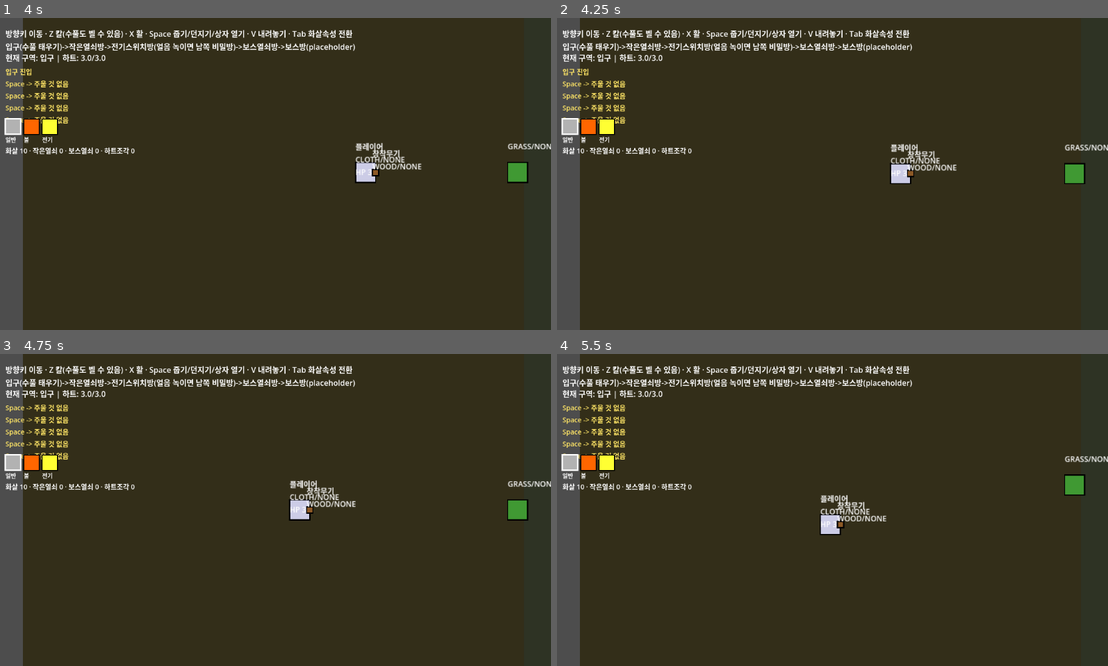
Above: before the commit, frames 1-4 (two rows, left to right).
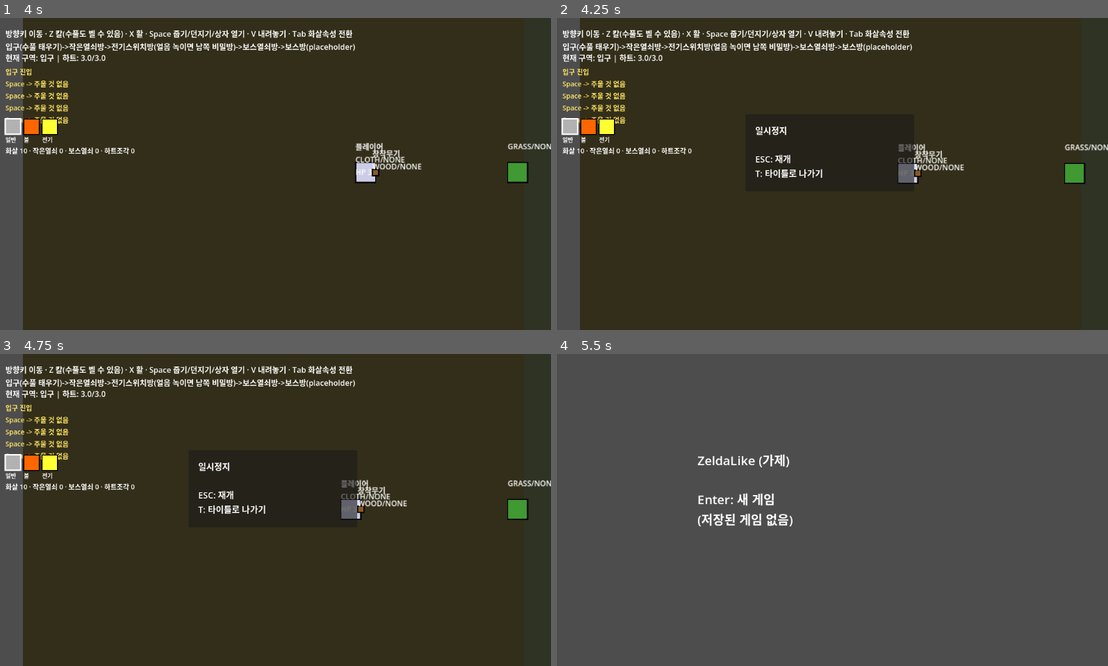
Above: after the commit, the same moments.

Repository: 50seok/ZeldaLike
Game: Godot game, scene res://scenes/dungeon_test/dungeon_test.tscn
Two runs of this game, one before a commit and one after it. Both use one fixed random seed, a clock stepped at 60 frames per second and the inputs below. This scene is started directly instead of the project's main scene.
Inputs:
- Up to frame 1 (4 s): tap Enter at 0.5, 0.6, 3.05, 3.6 s; hold Right (ui_right) 0.53-1.28 s; tap Space at 0.77, 1.52, 3.02, 3.77 s; tap Keypad Enter at 0.8, 1.35, 3.8 s; hold Down (ui_down) 1.28-2.03 s; tap C at 1.55, 2.1 s; hold Right (ui_right) 2.03-2.78 s; tap T at 2.3, 2.85 s; hold Up (ui_up) 2.78-3.53 s; hold Left (ui_left) from 3.53 s (still down)
- Up to frame 2 (4.25 s): keep holding Left (ui_left); tap Escape at 4.15 s
- Up to frame 3 (4.75 s): keep holding Left (ui_left); tap Keypad Enter at 4.35 s; tap Space at 4.52 s; tap C at 4.55 s
- Up to frame 4 (5.5 s): release Left (ui_left) at 5.03 s; hold Down (ui_down) from 5.03 s (still down); tap C at 5.1 s; tap T at 5.3 s

Frame 1 is identical in both runs. In frame 2, 1.3% of the frame differs, in the area x 35-100%, y 34-54%; in frame 3, 1.9%; in frame 4, 96%, in the area x 0-100%, y 0-100%.

Commit message:
feat: M4 우선순위2 - 타이틀 화면 + 일시정지 메뉴 추가
§3.1/§4대로 구현:
- PauseMenu: get_tree().paused 그대로 재사용해 게임 전체를 멈춘다(각
  몬스터/플레이어 스크립트에 개별 정지 처리 불필요 - 엔진 기능 재사용).
  자신만 process_mode=ALWAYS로 둬서 멈춘 동안에도 ESC/T 입력을 받음.
  world_test/dungeon_test/boss_test/playground 4개 수동씬 모두에 배치.
- Title: 새 게임(저장 삭제+플래그 초기화 후 이동)/이어하기(그대로 이동) -
  world_test.tscn을 임시 "메인 게임"으로 삼음(던전 연결은 우선순위5).
  그래픽 에셋 없어 텍스트로만 구성.
- SaveManager.delete_save() 추가 - 안 지우면 새 게임 골라도 다음 자동저장
  전까지 옛 세이브가 남아있어 죽었을 때 그걸로 이어하기가 돼버림.

검증: m4_menu_test 8/8 신규(일시정지 토글+게임정지, 새게임 시 저장삭제/
플래그초기화, 라벨 반영), 기존 10개 스위트 106/106 회귀 유지.

Diff:
--- a/project/scenes/boss_test/boss_test.gd
+++ b/project/scenes/boss_test/boss_test.gd
@@ -65,6 +65,8 @@
 	hotbar.player = _player
 	ui.add_child(hotbar)
 
+	ui.add_child(PauseMenu.new())
+
 	_player.damaged.connect(func(amount): _log("플레이어 피격 -%.1f" % amount))
 	_player.died.connect(func():
 		_log("플레이어 사망... 2초 후 재시작")
--- a/project/scenes/dungeon_test/dungeon_test.gd
+++ b/project/scenes/dungeon_test/dungeon_test.gd
@@ -65,6 +65,8 @@
 	hotbar.position = Vector2(20, 210)
 	hotbar.player = _player
 	ui.add_child(hotbar)
+
+	ui.add_child(PauseMenu.new())
 
 	_player.did_attack.connect(func(kind): _log("플레이어 %s 공격!" % kind))
 	_player.damaged.connect(func(amount): _log("플레이어 피격 -%.1f" % amount))
--- /dev/null
+++ b/project/scenes/m4_menu_test/m4_menu_test.gd
@@ -0,0 +1,100 @@
+extends Node2D
+
+## M4 우선순위2 검증: 일시정지 메뉴(§3.1/§4) + 타이틀 화면(§4, 새 게임/이어하기).
+## 실제 씬 전환(change_scene_to_file)은 테스트 자신의 트리를 갈아치우므로
+## 트리거하지 않고, 상태 준비/토글 로직만 직접 호출해 확인한다.
+
+const TEST_SAVE_PATH := "user://test_savegame_menu.json"
+
+@onready var _label: Label = $DebugLabel
+
+var _log: Array[String] = []
+var _pass_count := 0
+var _fail_count := 0
+
+
+func _ready() -> void:
+	await get_tree().process_frame
+	var original_path := SaveManager.save_path
+	SaveManager.save_path = TEST_SAVE_PATH
+	await _run_all_tests()
+	SaveManager.save_path = original_path
+	if FileAccess.file_exists(TEST_SAVE_PATH):
+		DirAccess.remove_absolute(ProjectSettings.globalize_path(TEST_SAVE_PATH))
+	_print_summary()
+
+
+func _check(label: String, condition: bool) -> void:
+	if condition:
+		_pass_count += 1
+		_log.append("[PASS] %s" % label)
+	else:
+		_fail_count += 1
+		_log.append("[FAIL] %s" % label)
+	_refresh_label()
+
+
+func _refresh_label() -> void:
+	_label.text = "\n".join(_log)
+
+
+func _run_all_tests() -> void:
+	await _test_pause_toggle()
+	await _test_title_new_game_vs_continue()
+
+
+func _test_pause_toggle() -> void:
+	var menu := PauseMenu.new()
+	add_child(menu)
+	await get_tree().process_frame
+
+	_check("A 초기 상태 -> 메뉴 안 보임, 게임 정지 아님", not menu.visible and not get_tree().paused)
+
+	menu.toggle_pause()
+	_check("A ESC(토글) -> 메뉴 표시+게임 정지", menu.visible and get_tree().paused)
+
+	menu.toggle_pause()
+	_check("A 다시 토글 -> 메뉴 숨김+게임 재개", not menu.visible and not get_tree().paused)
+
+	# go_to_title()은 실제 씬 전환을 안 걸어보고, 대상 경로가 유효한지만 확인.
+	_check("A 타이틀 씬 경로가 실제로 존재함", ResourceLoader.exists(menu.title_scene_path))
+
+	menu.queue_free()
+	get_tree().paused = false  # 혹시 남아있으면 이후 테스트에 영향 없게 원복
+	await get_tree().create_timer(0.1).timeout
+
+
+func _test_title_new_game_vs_continue() -> void:
+	var title := Node2D.new()
+	title.set_script(load("res://scenes/title/title.gd"))
+	add_child(title)
+	await get_tree().process_frame
+
+	StoryFlags.set_flag("menu_test_flag")
+	var dummy_player := Player.new()
+	SaveManager.save_game(dummy_player)  # 저장 파일이 실제로 존재하는 상태를 만든다
+	dummy_player.free()
+
+	title._refresh_label()
+	_check("B 저장 있음 -> 라벨에 이어하기 안내", title._label.text.contains("이어하기"))
+
+	title.prepare_new_game()
+	_check("B 새 게임 준비 -> 저장 삭제됨", not SaveManager.has_save())
+	_check("B 새 게임 준비 -> 스토리 플래그 초기화됨", not StoryFlags.has_flag("menu_test_flag"))
+
+	title._refresh_label()
+	_check("B 저장 없음 -> 라벨에 안내 문구", title._label.text.contains("저장된 게임 없음"))
+
+	title.queue_free()
+	await get_tree().create_timer(0.1).timeout
+
+
+func _print_summary() -> void:
+	var summary := "=== M4 메뉴(일시정지/타이틀) 검증: PASS %d / FAIL %d ===" % [_pass_count, _fail_count]
+	_log.append(summary)
+	_refresh_label()
+	print(summary)
+	for line in _log:
+		print(line)
+	if DisplayServer.get_name() == "headless":
+		get_tree().quit(0 if _fail_count == 0 else 1)
--- /dev/null
+++ b/project/scenes/m4_menu_test/m4_menu_test.tscn
@@ -0,0 +1,13 @@
+[gd_scene load_steps=2 format=3]
+
+[ext_resource type="Script" path="res://scenes/m4_menu_test/m4_menu_test.gd" id="1"]
+
+[node name="M4MenuTest" type="Node2D"]
+script = ExtResource("1")
+
+[node name="DebugLabel" type="Label" parent="."]
+offset_left = 20.0
+offset_top = 20.0
+offset_right = 780.0
+offset_bottom = 500.0
+text = "M4 메뉴(일시정지/타이틀) 검증 씬 로딩 중..."
--- a/project/scenes/playground/playground.gd
+++ b/project/scenes/playground/playground.gd
@@ -77,6 +77,8 @@
 	hotbar.player = _player
 	ui.add_child(hotbar)
 
+	ui.add_child(PauseMenu.new())
+
 	_player.did_attack.connect(func(kind): _log("플레이어 %s 공격!" % kind))
 	_player.did_shield_toggle.connect(func(active): _log("방패 %s" % ("ON" if active else "OFF")))
 	_player.damaged.connect(func(amount): _log("플레이어 피격 -%.1f" % amount))
--- /dev/null
+++ b/project/scenes/title/title.gd
@@ -0,0 +1,51 @@
+extends Node2D
+
+## §4 타이틀 화면(새 게임/이어하기). 그래픽 에셋이 아직 없어(폴리시 단계)
+## 텍스트로만 구성 - 나중엔 배경 일러스트만 얹으면 되는 구조.
+## 실제 던전 연결(우선순위5) 전까지는 world_test.tscn을 "메인 게임"으로 삼는다.
+
+@export var main_game_scene_path: String = "res://scenes/world_test/world_test.tscn"
+
+var _label: Label
+
+
+func _ready() -> void:
+	var ui := CanvasLayer.new()
+	add_child(ui)
+
+	_label = Label.new()
+	_label.position = Vector2(300, 200)
+	_label.add_theme_font_size_override("font_size", 26)
+	ui.add_child(_label)
+	_refresh_label()
+
+
+func _refresh_label() -> void:
+	var continue_line := "C: 이어하기" if SaveManager.has_save() else "(저장된 게임 없음)"
+	_label.text = "ZeldaLike (가제)\n\nEnter: 새 게임\n%s" % continue_line
+
+
+func _unhandled_input(event: InputEvent) -> void:
+	if not (event is InputEventKey and event.pressed and not event.echo):
+		return
+	if event.keycode == KEY_ENTER or event.keycode == KEY_KP_ENTER:
+		start_new_game()
+	elif event.keycode == KEY_C and SaveManager.has_save():
+		continue_game()
+
+
+## 실제 씬 전환과 분리해둔 이유 - 자동테스트가 "새 게임 시작 시 상태가 제대로
+## 초기화되는지"만 검증하고 싶을 때, 씬 전환(change_scene_to_file)까지 실제로
+## 트리거하면 테스트 씬 자신이 통째로 갈아치워져 버린다.
+func prepare_new_game() -> void:
+	SaveManager.delete_save()
+	StoryFlags.reset()
+
+
+func start_new_game() -> void:
+	prepare_new_game()
+	get_tree().change_scene_to_file(main_game_scene_path)
+
+
+func continue_game() -> void:
+	get_tree().change_scene_to_file(main_game_scene_path)
--- /dev/null
+++ b/project/scenes/title/title.tscn
@@ -0,0 +1,6 @@
+[gd_scene load_steps=2 format=3]
+
+[ext_resource type="Script" path="res://scenes/title/title.gd" id="1"]
+
+[node name="Title" type="Node2D"]
+script = ExtResource("1")
--- a/project/scenes/world_test/world_test.gd
+++ b/project/scenes/world_test/world_test.gd
@@ -63,6 +63,8 @@
 	hotbar.position = Vector2(20, 210)
 	hotbar.player = _player
 	ui.add_child(hotbar)
+
+	ui.add_child(PauseMenu.new())
 
 	var quest_label := QuestTracker.new()
 	quest_label.position = Vector2(750, 20)
--- a/project/scripts/story/save_manager.gd
+++ b/project/scripts/story/save_manager.gd
@@ -27,6 +27,14 @@
 	return FileAccess.file_exists(save_path)
 
 
+## §4 타이틀 "새 게임" - 이어하기가 아니라 진짜 처음부터 시작하려면 기존 저장을
+## 무시해야 한다(안 지우면 다음 구역 진입 자동저장 전까지는 옛 세이브가 남아있어,
+## 도중에 죽어 씬이 리로드되면 그 옛 데이터로 이어하기가 돼버림).
+func delete_save() -> void:
+	if has_save():
+		DirAccess.remove_absolute(ProjectSettings.globalize_path(save_path))
+
+
 func load_game(player: Player) -> bool:
 	if not has_save():
 		return false
--- /dev/null
+++ b/project/scripts/ui/pause_menu.gd
@@ -0,0 +1,59 @@
+class_name PauseMenu
+extends CanvasLayer
+
+## §3.1/§4 "일시정지 메뉴(재개/타이틀로)". get_tree().paused를 그대로 써서 게임
+## 로직 전체를 멈춘다(각 몬스터/플레이어 스크립트에 개별 일시정지 처리를 넣을
+## 필요가 없다 - 엔진 기능 재사용). 이 메뉴 자신만 process_mode=ALWAYS로 둬서
+## 멈춘 동안에도 계속 입력을 받는다(자식은 process_mode가 기본 INHERIT라
+## 부모를 따라 자동으로 같이 적용됨).
+
+@export var title_scene_path: String = "res://scenes/title/title.tscn"
+
+var _panel: Panel
+
+
+func _ready() -> void:
+	process_mode = Node.PROCESS_MODE_ALWAYS
+	visible = false
+
+	_panel = Panel.new()
+	_panel.position = Vector2(400, 200)
+	_panel.size = Vector2(350, 160)
+	add_child(_panel)
+
+	var label := Label.new()
+	label.position = Vector2(20, 20)
+	label.add_theme_font_size_override("font_size", 18)
+	label.text = "일시정지\n\nESC: 재개\nT: 타이틀로 나가기"
+	_panel.add_child(label)
+
+
+func _unhandled_input(event: InputEvent) -> void:
+	if not (event is InputEventKey and event.pressed and not event.echo):
+		return
+	if event.keycode == KEY_ESCAPE:
+		toggle_pause()
+	elif visible and event.keycode == KEY_T:
+		go_to_title()
+
+
+func toggle_pause() -> void:
+	if visible:
+		resume()
+	else:
+		open_pause()
+
+
+func open_pause() -> void:
+	visible = true
+	get_tree().paused = true
+
+
+func resume() -> void:
+	visible = false
+	get_tree().paused = false
+
+
+func go_to_title() -> void:
+	get_tree().paused = false
+	get_tree().change_scene_to_file(title_scene_path)
Not shown, added: project/scenes/boss_test/boss_test.gd.uid
Not shown, added: project/scenes/m4_boss_test/m4_boss_test.gd.uid
Not shown, added: project/scenes/title/title.gd.uid
Not shown, added: project/scripts/ui/pause_menu.gd.uid
